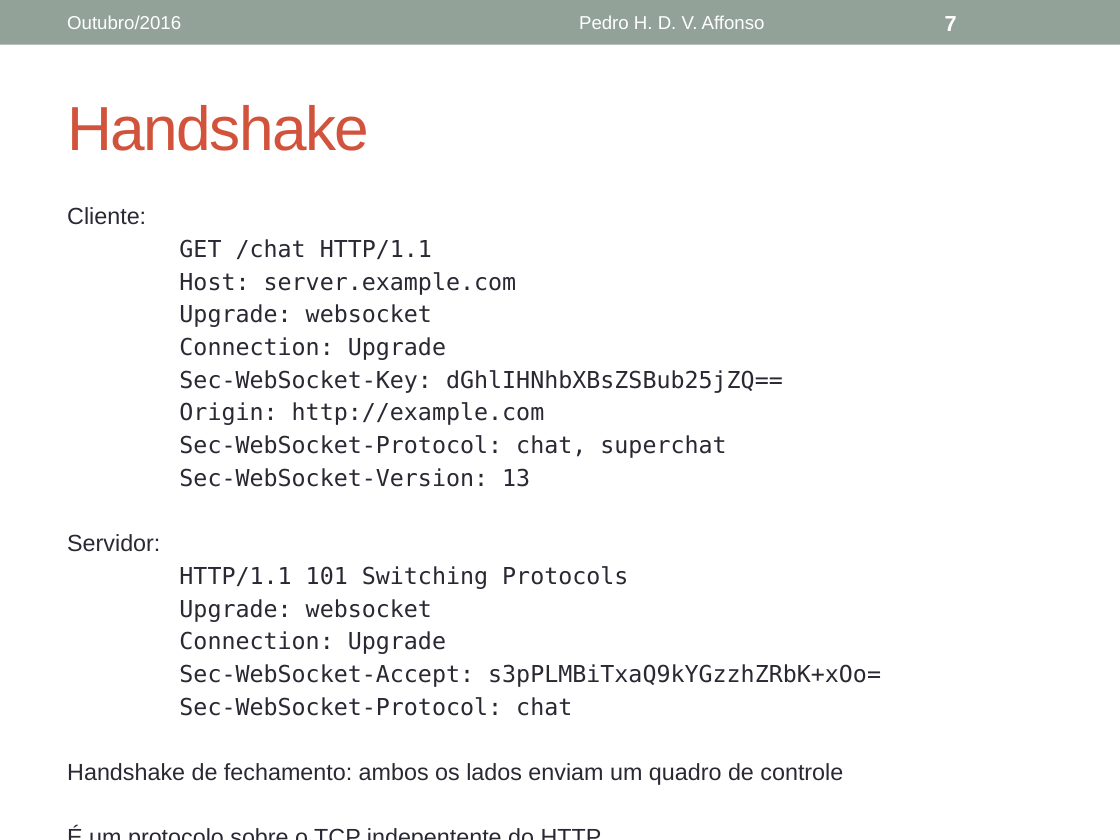
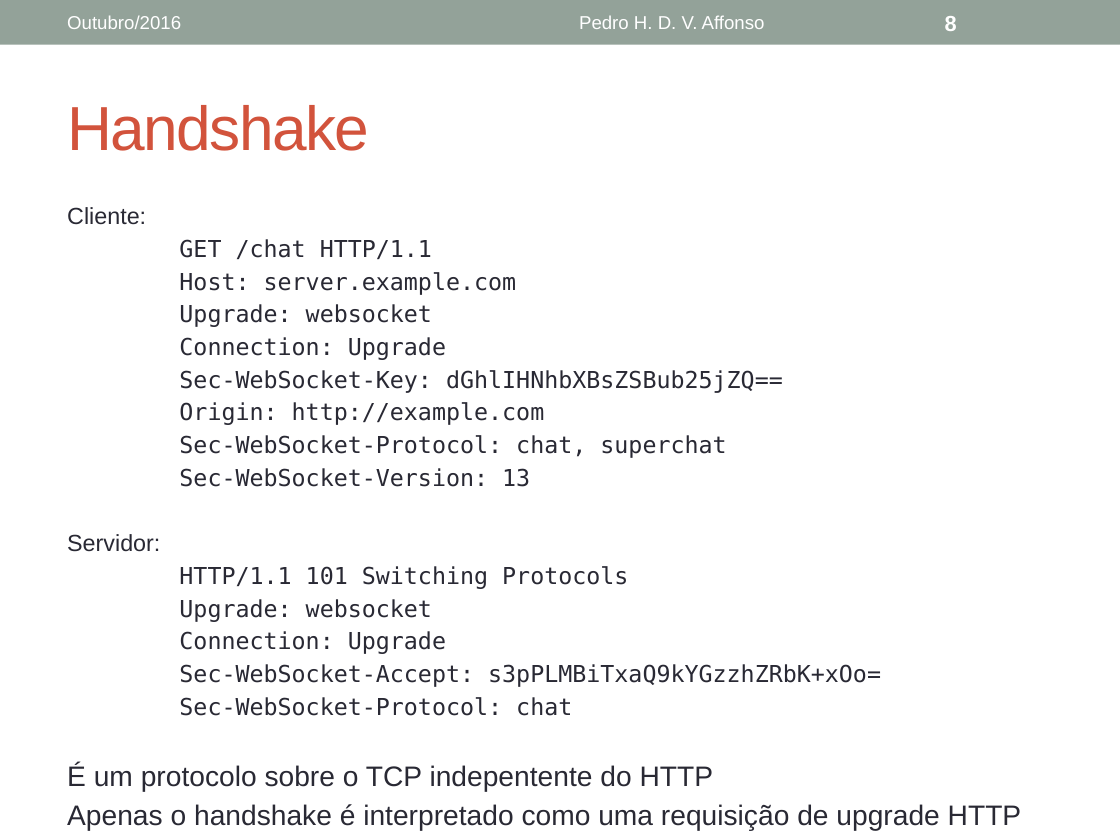
Before and after one commit to phaffonso/mo809-pedro, a slide deck: slide 8 of Websockets.pptx (slide 7 before the commit). Drawn at 1120x840 pixels with LibreOffice and Linux fonts; fonts in the diff are those of the drawing. Boxes give left, top, right and bottom in pixels: in the first picture for what was removed or moved away, otherwise in the second. Text is boxed around its words. In the diff, an @@ line names an element or a change of style, - is before the commit and + after.

```diff
--- a/Websockets.pptx
+++ b/Websockets.pptx
@@ page number at [945, 16, 957, 31]: text changed @@
-7
+8
@@ text at [67, 763, 843, 785]: paragraph removed @@
-Handshake de fechamento: ambos os lados enviam um quadro de controle
@@ text at [67, 764, 1022, 830]: size 15 to 18.1 pt in "É um protocolo sobre o TCP indepentente ...", "Apenas o handshake é interpretado como uma ..." @@
```
Also in this commit, not shown: 3 other slides changed, 1 slide added, 1 other file.
